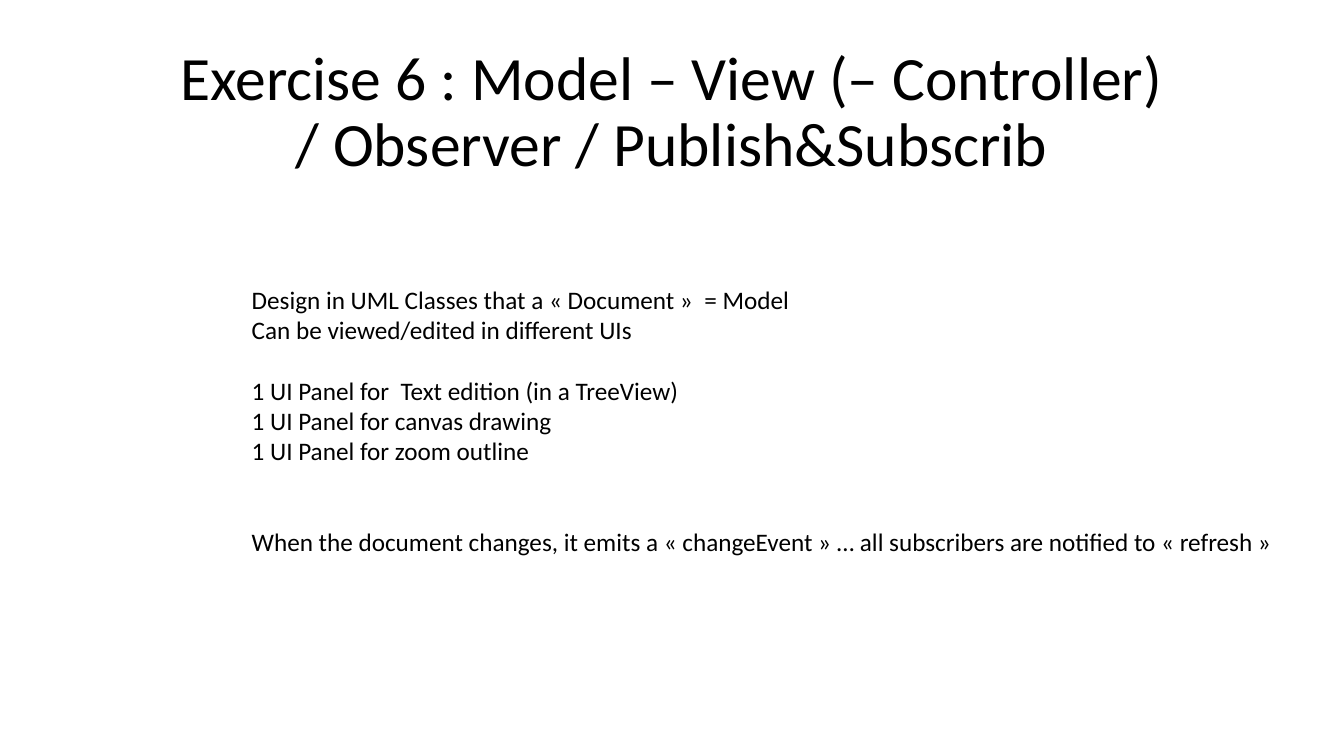
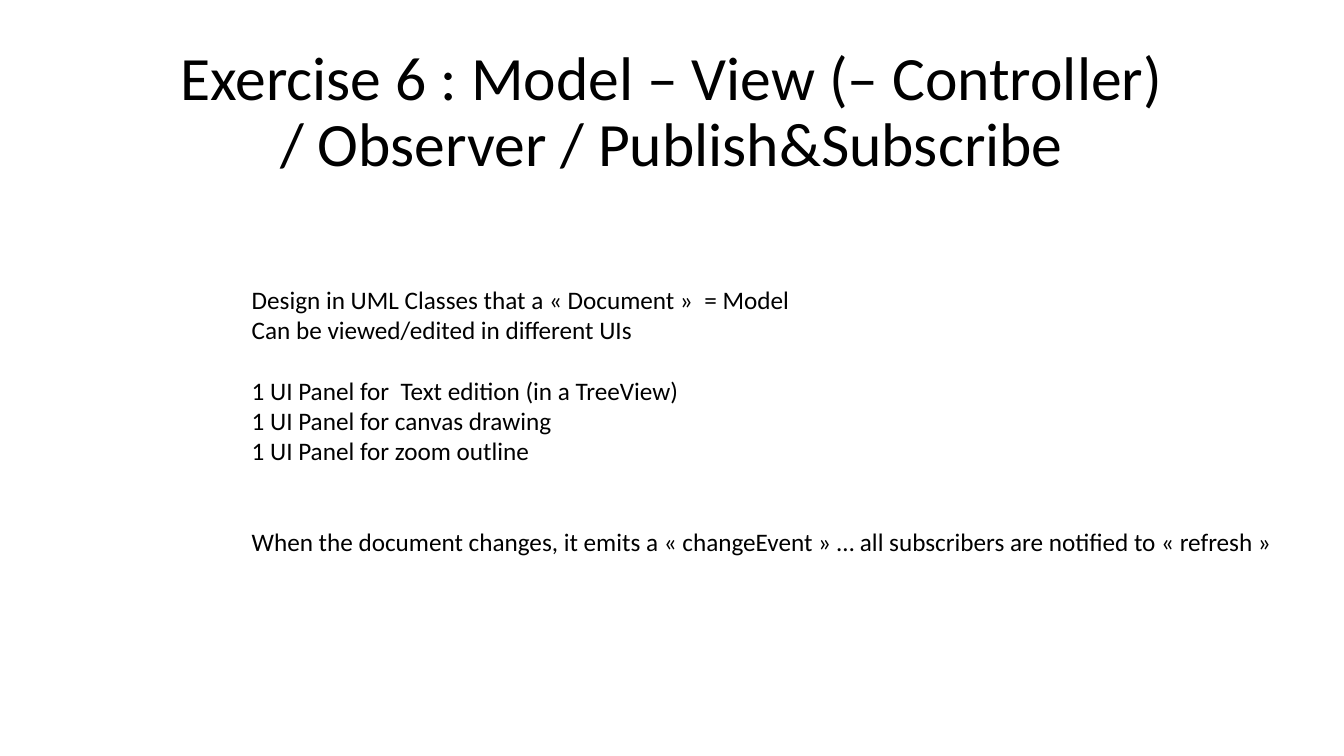
Before and after one commit to Arnaud-Nauwynck/presentations, a slide deck: slide 21 of java/TP-design-patterns/handson-3-design-patterns.pptx. Drawn at 1344x756 pixels with LibreOffice and Linux fonts; fonts in the diff are those of the drawing. Boxes give left, top, right and bottom in pixels: in the first picture for what was removed or moved away, otherwise in the second. Text is boxed around its words. In the diff, an @@ line names an element or a change of style, - is before the commit and + after.

```diff
--- a/java/TP-design-patterns/handson-3-design-patterns.pptx
+++ b/java/TP-design-patterns/handson-3-design-patterns.pptx
@@ title at <box>180,55,1162,167</box>: text changed @@
-Exercise 6 : Model – View (– Controller)
-/ Observer / Publish&Subscrib
+Exercise 6 : Model – View (– Controller)
+/ Observer / Publish&Subscribe
```
Also in this commit, not shown: 1 other file.
